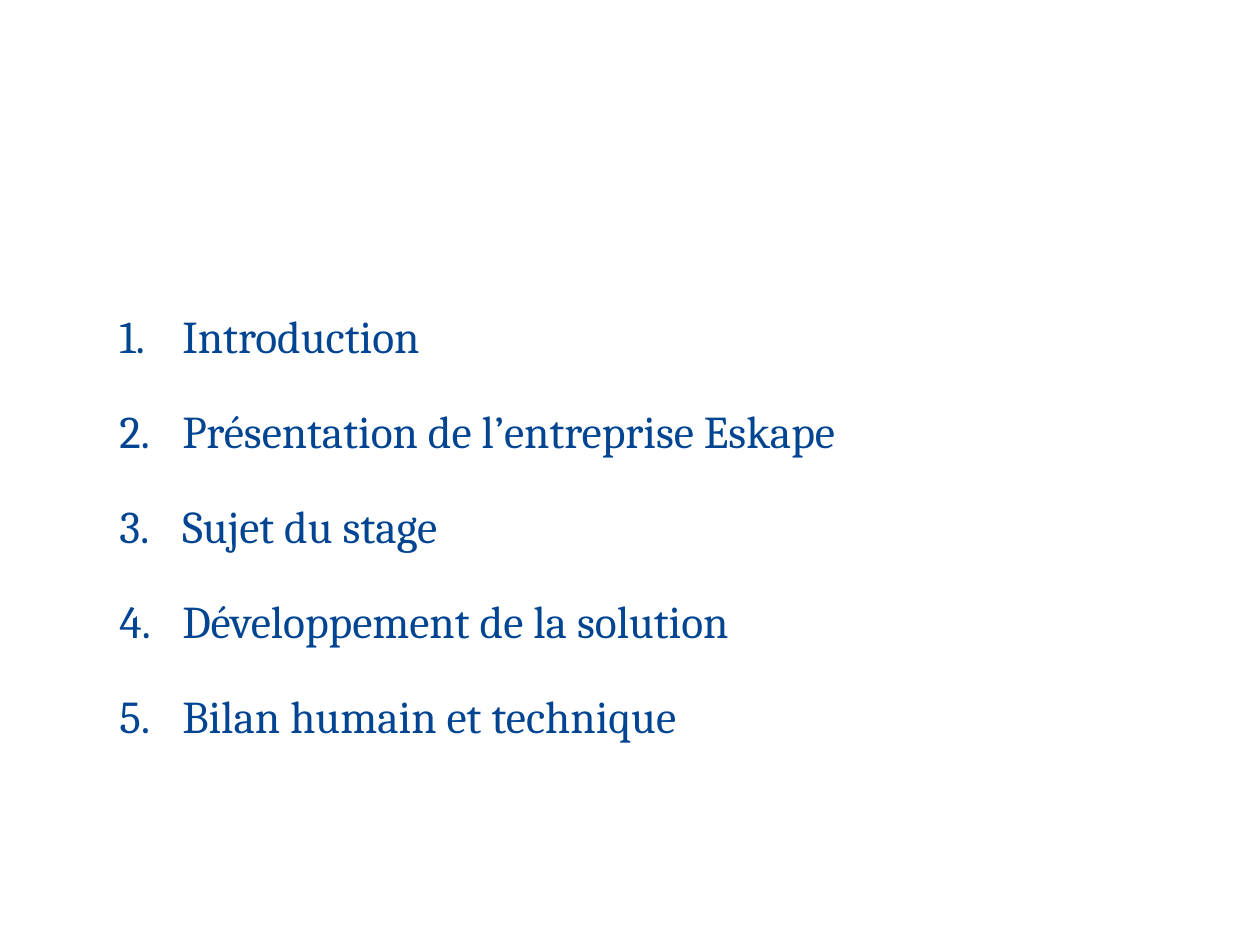
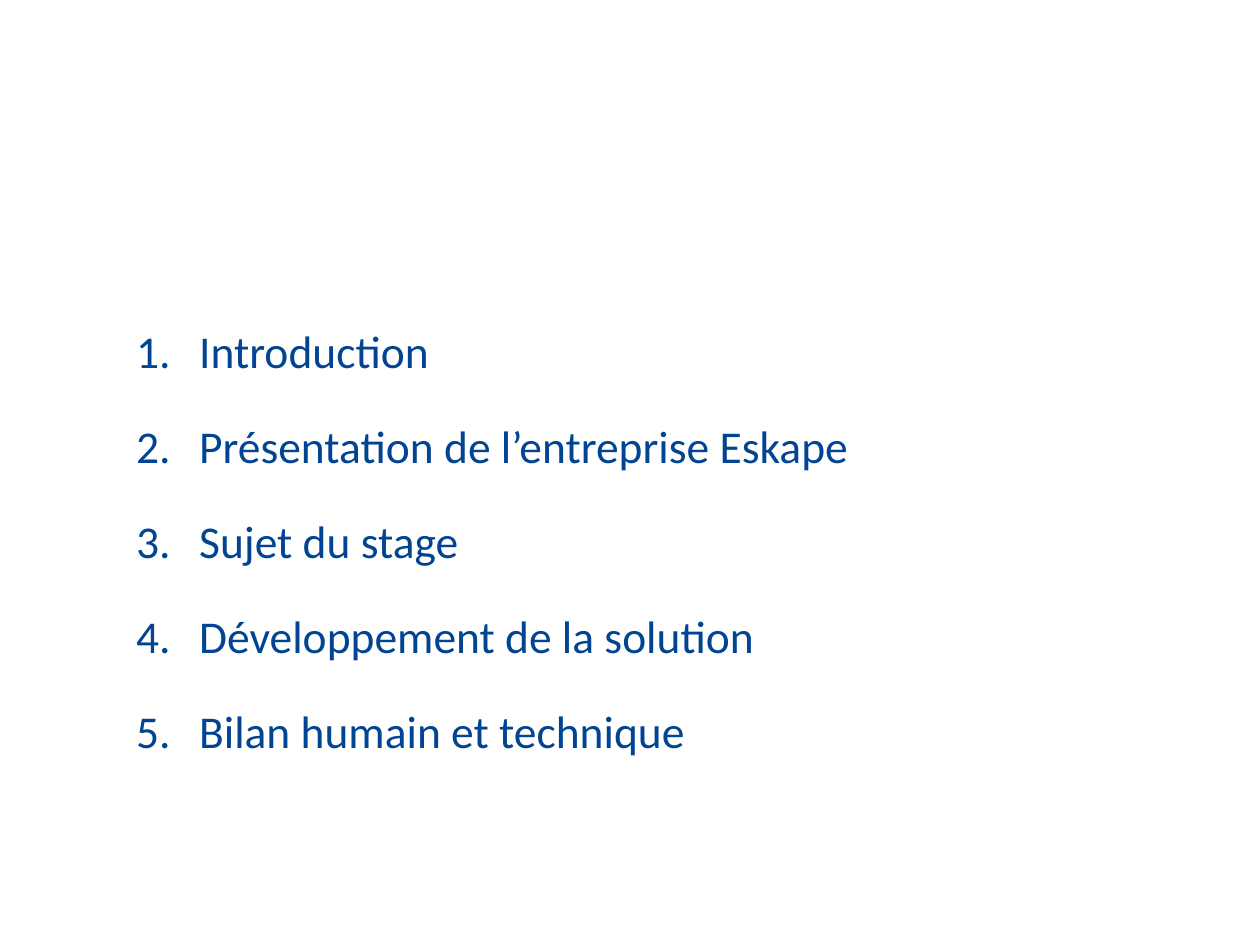
Before and after one commit to FlorentALAPETITE/Rapport_Stage_2017, a slide deck: slide 2 of Soutenance_Stage.pptx. Drawn at 1260x945 pixels with LibreOffice and Linux fonts; fonts in the diff are those of the drawing; background and template pictures are left out. Boxes give left, top, right and bottom in pixels: in the first picture for what was removed or moved away, otherwise in the second. Text is boxed around its words. In the diff, an @@ line names an element or a change of style, - is before the commit and + after.

```diff
--- a/Soutenance_Stage.pptx
+++ b/Soutenance_Stage.pptx
@@ text "Introduction" moved from (x1=182, y1=321, x2=835, y2=743) to (x1=199, y1=336, x2=848, y2=756) @@
@@ text "Introduction" at (x1=199, y1=336, x2=848, y2=756): font Cambria to Calibri @@
```
Also in this commit, not shown: 12 other slides changed, 8 slides added, 2 slides removed, 26 other files.
